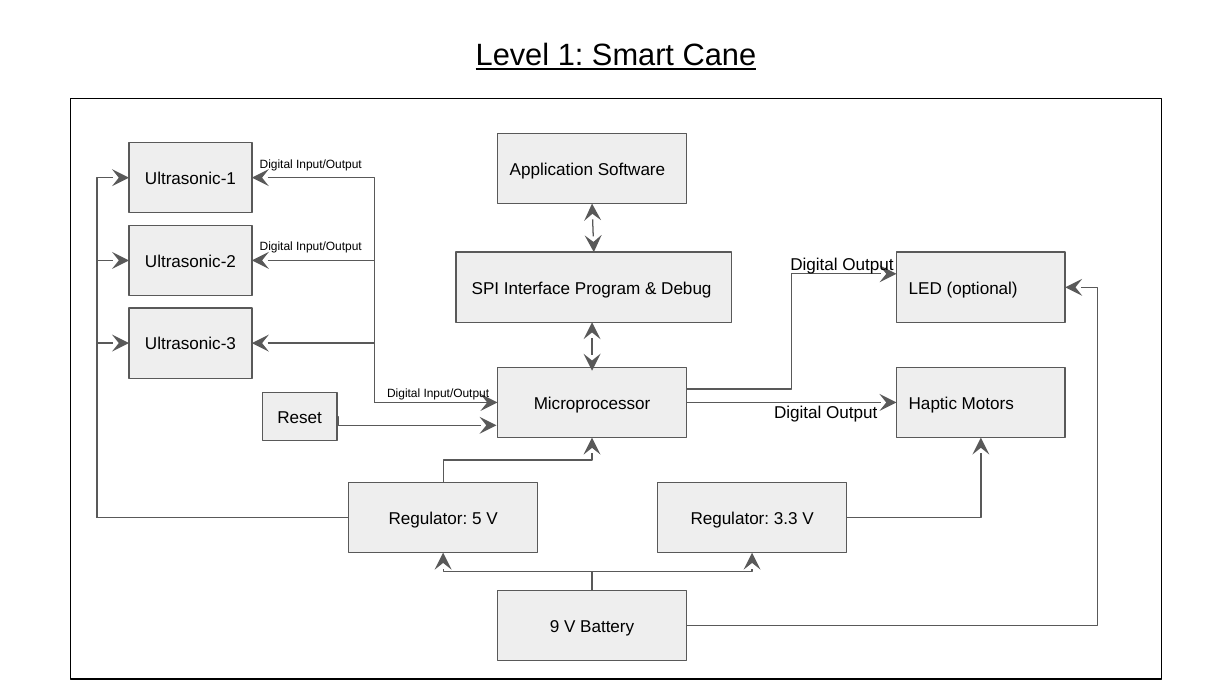
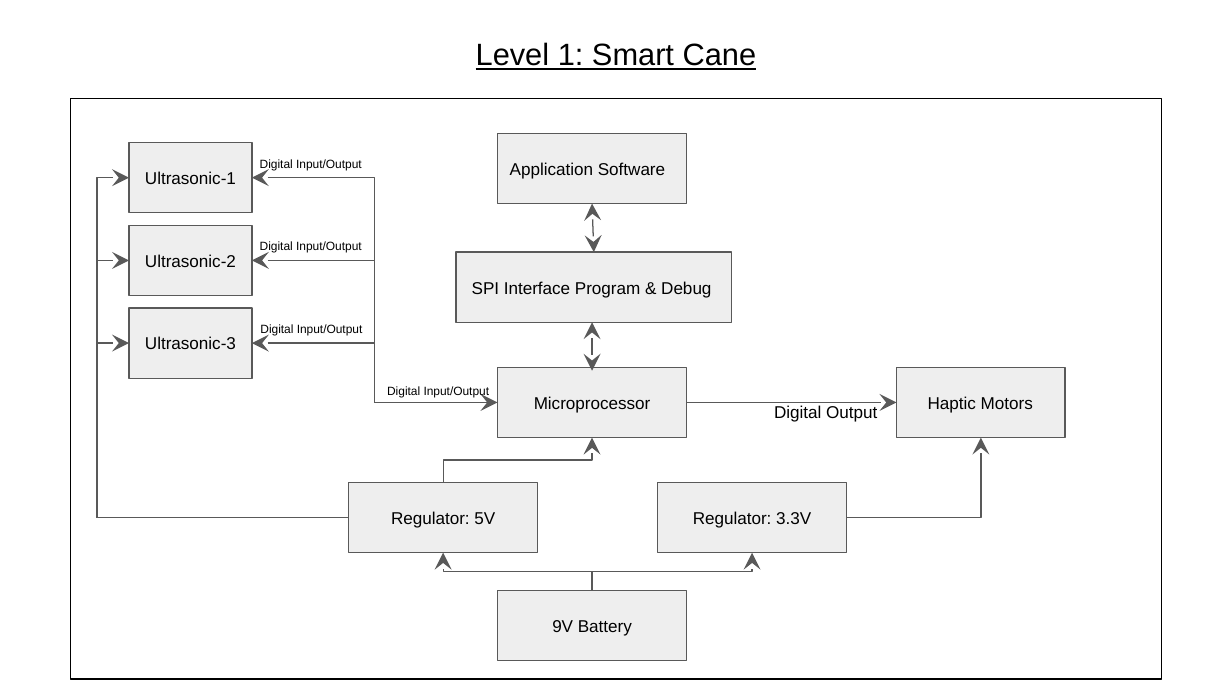
Before and after one commit to keonkiyoo/groupxx.github.io, a slide deck: slide 3 of System Design and Modelling/T06_SystemModelling.pptx (slide 8 before the commit). Drawn at 1232x693 pixels with LibreOffice and Linux fonts; fonts in the diff are those of the drawing. Boxes give left, top, right and bottom in pixels: in the first picture for what was removed or moved away, otherwise in the second. Text is boxed around its words. In the diff, an @@ line names an element or a change of style, - is before the commit and + after.

```diff
--- a/System Design and Modelling/T06_SystemModelling.pptx
+++ b/System Design and Modelling/T06_SystemModelling.pptx
@@ rectangle removed at <box>897,253,1066,323</box> @@
-LED (optional)
@@ elbow arrow removed from (686, 389) to (897, 274) @@
@@ elbow arrow removed from (686, 626) to (1066, 287) @@
@@ text at <box>260,324,363,335</box>: text changed; size 10 to 7 pt @@
-Digital Output
+Digital Input/Output
@@ rectangle removed at <box>262,392,338,440</box> @@
-Reset
@@ elbow arrow removed from (338, 416) to (496, 425) @@
@@ text in rectangle at <box>391,511,495,528</box>: spaces changed @@
-Regulator: 5 V
+Regulator: 5V
@@ text in rectangle at <box>693,511,811,528</box>: spaces changed @@
-Regulator: 3.3 V
+Regulator: 3.3V
@@ text in rectangle at <box>552,620,632,636</box>: spaces changed @@
-9 V Battery
+9V Battery
```
Also in this commit, not shown: 9 other slides changed, 1 other file.
